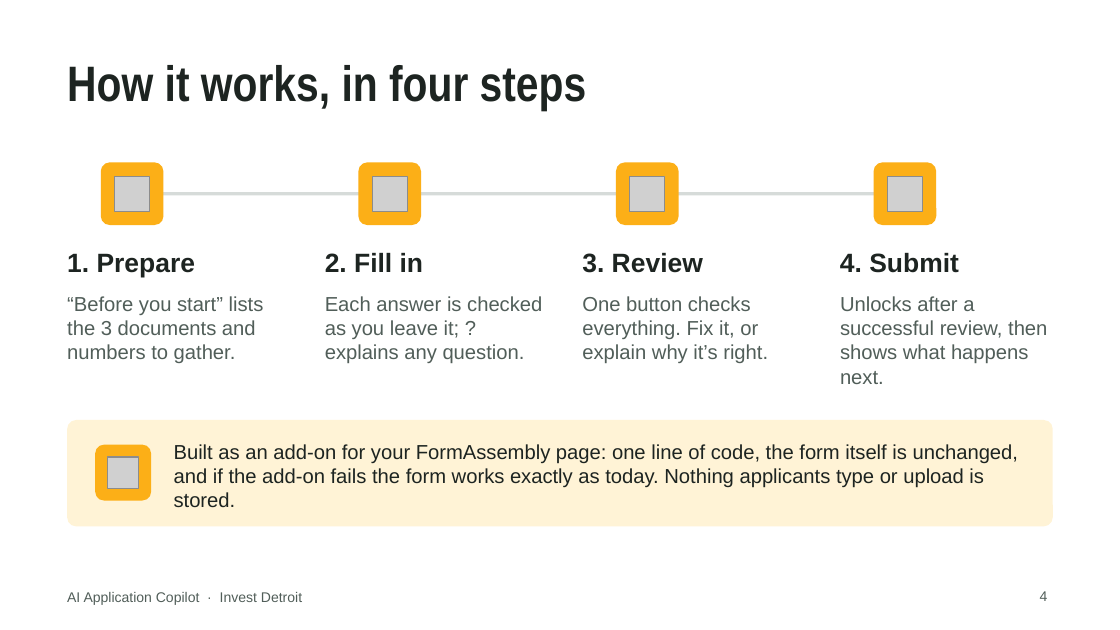
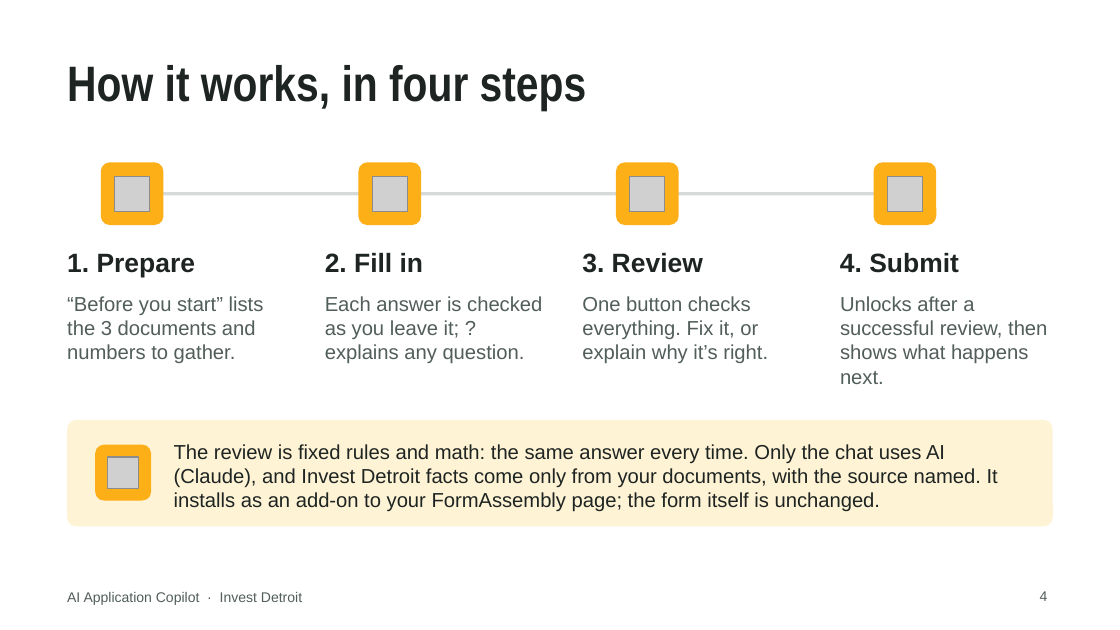
Before and after one commit to Ross-Business-Tech/Invest-Detroit-Project-1, a slide deck: slide 4 of docs/slides/Invest-Detroit-Copilot-Client-Deck.pptx. Drawn at 1120x630 pixels with LibreOffice and Linux fonts; fonts in the diff are those of the drawing; grey boxes stand for pictures; background and template pictures are left out. Boxes give left, top, right and bottom in pixels: in the first picture for what was removed or moved away, otherwise in the second. Text is boxed around its words. In the diff, an @@ line names an element or a change of style, - is before the commit and + after.

```diff
--- a/docs/slides/Invest-Detroit-Copilot-Client-Deck.pptx
+++ b/docs/slides/Invest-Detroit-Copilot-Client-Deck.pptx
@@ text at [174, 444, 998, 512]: text changed @@
-Built as an add-on for your FormAssembly page: one line of code, the form itself is unchanged, and if the add-on fails the form works exactly as today. Nothing applicants type or upload is stored.
+The review is fixed rules and math: the same answer every time. Only the chat uses AI (Claude), and Invest Detroit facts come only from your documents, with the source named. It installs as an add-on to your FormAssembly page; the form itself is unchanged.
```
Also in this commit, not shown: 3 other slides changed, 2 slides added, 6 slides removed, 31 other files.
